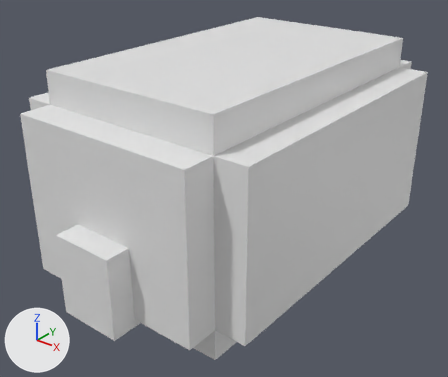
An edit to the Blender file Resources/Json/ShipStage.blend, drawn before and after from the same camera.
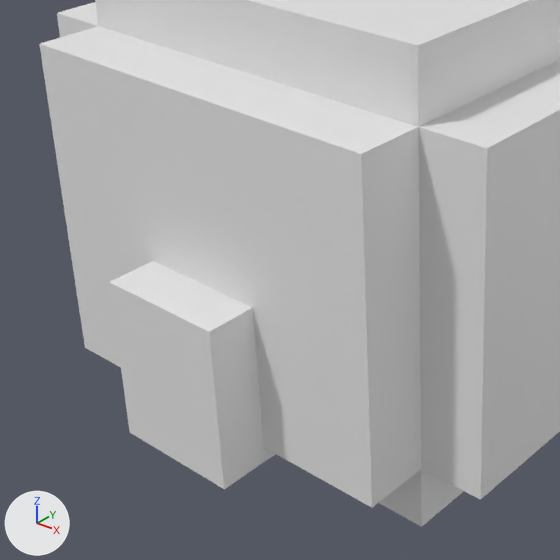
Each version is shown whole from a 50 mm lens placed at (11.41, -15.13, 11.05), pointed at (0.0, -0.87, 2.2), then close up on the part from 0% to 64% of the width and 24% to 100% of the height. Lighting does not change. The marker at lower left points along +X, +Y and +Z.

Script lines for the objects in view, before the commit:
```python
me_cube = bpy.data.meshes.new('Cube')
me_cube.from_pydata(...)  # a box spanning x -1.0..1.0, y -1.0..1.0, z -1.0..1.0
me_cube.materials.append(mat_material)  # white #e7e7e7
me_cube_001 = bpy.data.meshes.new('Cube.001')
me_cube_001.from_pydata(...)  # a box spanning x -1.0..1.0, y -1.0..1.0, z -1.0..1.0
me_cube_001.materials.append(mat_material_001)  # white #e7e7e7
me_立方体_004 = bpy.data.meshes.new('立方体.004')
me_立方体_004.from_pydata(...)  # a box spanning x -1.0..1.0, y -1.0..1.0, z -1.0..1.0
ob_door = bpy.data.objects.new('Door', me_立方体_004)
ob_door.location = (0.0, -5.75, 1.5)
ob_door.scale = (1.0, 1.0, 1.25)
ob_floor = bpy.data.objects.new('Floor', me_cube)
ob_floor.location = (0.0, 0.0, 6.0)
ob_floor.scale = (3.0, 5.0, 0.5)
ob_floor_001 = bpy.data.objects.new('Floor.001', me_cube_001)
ob_floor_001.location = (0.0, 0.0, 0.0)
ob_floor_001.scale = (3.0, 5.0, 0.5)
# also in view: '立方体' at (0.0, -5.5, 3.0); 'Wall' at (-3.5, 0.0, 3.0); 'Wall.001' at (3.5, 0.0, 3.0)
```
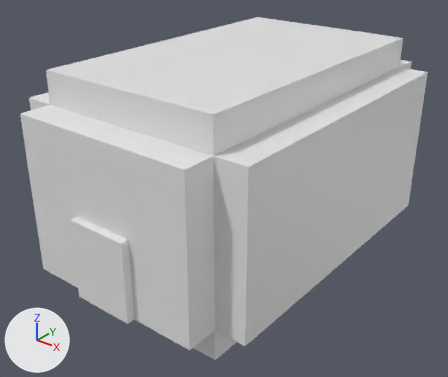
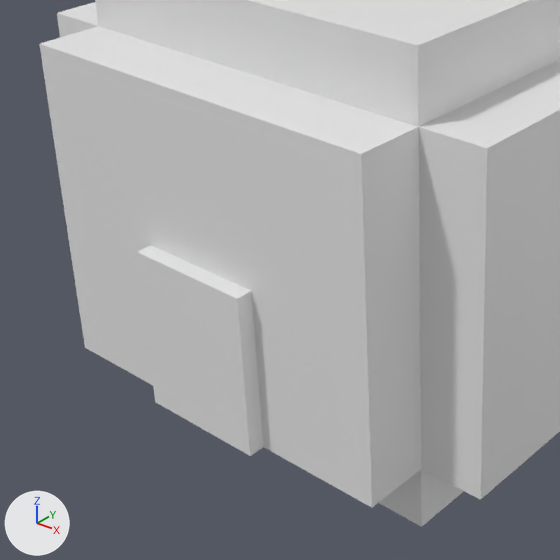
Where the change shows, as pixel boxes (x1, y1, x2, y2) in the close-ups (560 x 560 px):
'Door', moved, rescaled: before (109, 261, 275, 489); after (137, 245, 263, 456)

The change, as a diff of the scene's bpy script:
```diff
--- a/Resources/Json/ShipStage.blend.py
+++ b/Resources/Json/ShipStage.blend.py
@@ ob_door @@
 ob_door = bpy.data.objects.new('Door', me_立方体_004)
-ob_door.location = (0.0, -5.75, 1.5)
-ob_door.scale = (1.0, 1.0, 1.25)
+ob_door.location = (0.0, -5.5, 1.75)
+ob_door.scale = (1.0, 0.75, 1.25)
```
